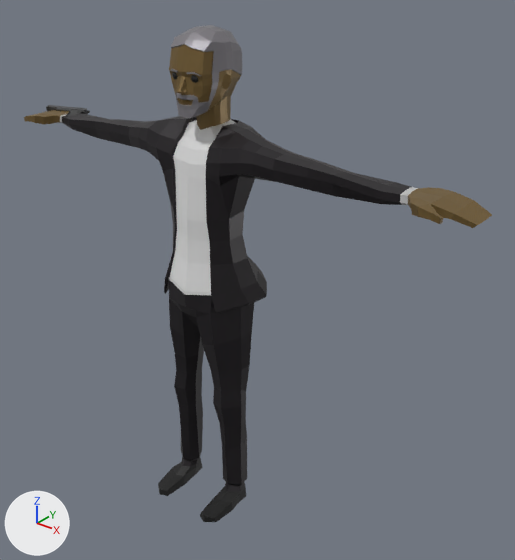
One commit to the glTF model scenes/pilot/pilot_pistol_kit.glb: the scene before it, then after it.
Before and after are seen from a camera (50 mm lens) standing at (1.68, -1.8, 2.17) and looking at (0.15, 0.11, 0.99). Lighting does not change. The marker at lower left points along +X, +Y and +Z. The picture after the commit comes second. Where no turn or scale is listed for an object, it has been applied to the vertices. Vertices at exactly the same position are counted once.

Before the edit, the objects in view are built like this:
```python
me_basehuman = bpy.data.meshes.new('BaseHuman')
me_basehuman.from_pydata(...)  # 1042 vertices, 2055 faces; spans x -1.02..1.02, y -0.21..0.2, z 0.0..1.9
# faces by material slot: [460, 300, 293, 545, 339, 78, 40]
me_basehuman.materials.append(mat_shirt_016)  # black #252125
me_basehuman.materials.append(mat_pants_016)  # black #252225
me_basehuman.materials.append(mat_eyes_016)  # black #272727
me_basehuman.materials.append(mat_skin_016)  # brown #7b6339
me_basehuman.materials.append(mat_hair_016)  # grey #848287
me_basehuman.materials.append(mat_details_016)  # light grey #d6d6d6
me_basehuman.materials.append(mat_tietexture_016)  # white #e7e7e7
me_pistol_5 = bpy.data.meshes.new('Pistol_5')
me_pistol_5.from_pydata(...)  # 530 vertices, 968 faces; spans x -0.173..0.042, y -0.054..0.081, z -0.019..0.025
# faces by material slot: [394, 286, 288]
me_pistol_5.materials.append(mat_metal_001)  # dark grey #414241
me_pistol_5.materials.append(mat_black_001)  # black #28292a
me_pistol_5.materials.append(mat_lightmetal_001)  # dark grey #555659
ob_pilotmesh_ok = bpy.data.objects.new('PilotMesh_OK', me_basehuman)
ob_pilotmesh_ok.location = (0.0, 0.0, 0.0)
ob_pistolprop = bpy.data.objects.new('PistolProp', me_pistol_5)
ob_pistolprop.location = (-0.773, 0.041, 1.492)
```
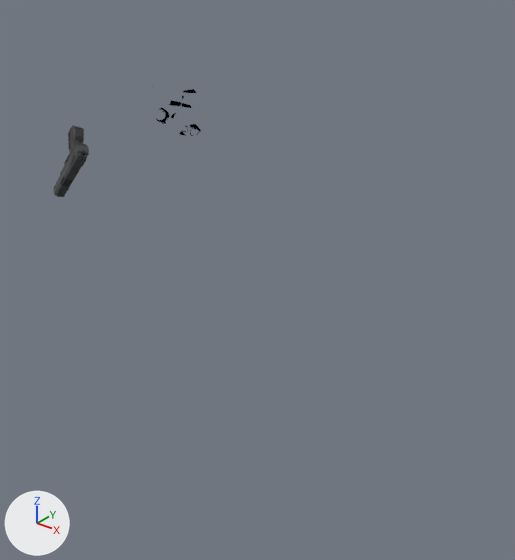
Where the newer file only moved an object's origin or applied its transform, the numbers keep the older frame.

What differs and where, as boxes [x1, y1, x2, y2] in the pictures (515 x 560 px):
```json
{"object": "PilotMesh_OK", "change": "deleted", "before": [24, 25, 492, 522], "faces in mat_shirt_016 (black #252125)": [62, 113, 411, 314], "faces in mat_pants_016 (black #252225)": [166, 280, 254, 492], "faces in mat_skin_016 (brown #7b6339)": [24, 45, 492, 228], "faces in mat_tietexture_016 (white #e7e7e7)": [170, 125, 215, 292], "faces in mat_hair_016 (grey #848287)": [170, 25, 242, 118]}
{"object": "Pilot_SWAT", "change": "added", "after": [35, 44, 406, 534], "faces in mat_swat_black (dark grey #312e2b)": [44, 44, 380, 534], "faces in mat_swat (dark grey #4f535a)": [74, 112, 333, 469], "faces in mat_visor (black #161616)": [146, 80, 201, 118], "faces in mat_skin_017 (beige #cead86)": [35, 128, 406, 241]}
{"object": "PistolProp", "change": "reshaped", "before": [46, 105, 90, 119], "after": [54, 125, 86, 197]}
```

Edits to the scene script, one JSON object a line:
```json
{"op": "add", "block": "mat_visor", "code": ["mat_visor = principled_material('Visor')", "mat_visor.base_color = (0.00802, 0.00802, 0.00802)  # black #161616", "mat_visor.roughness = 0.69", "mat_visor.alpha = 0.0"]}
{"op": "add", "block": "mat_swat_black", "code": ["mat_swat_black = principled_material('Swat_Black')", "mat_swat_black.base_color = (0.0307, 0.0273, 0.0242)  # dark grey #312e2b", "mat_swat_black.roughness = 0.69", "mat_swat_black.alpha = 0.0"]}
{"op": "add", "block": "mat_skin_017", "code": ["mat_skin_017 = principled_material('Skin.017')", "mat_skin_017.base_color = (0.617, 0.418, 0.238)  # beige #cead86", "mat_skin_017.roughness = 0.69", "mat_skin_017.alpha = 0.0"]}
{"op": "add", "block": "mat_swat", "code": ["mat_swat = principled_material('Swat')", "mat_swat.base_color = (0.0782, 0.0865, 0.102)  # dark grey #4f535a", "mat_swat.roughness = 0.69", "mat_swat.alpha = 0.0"]}
{"block": "me_pistol_5", "where": "# used by ob_pistolprop; location = (-0.773, 0.041, 1.492)"}
{"op": "remove", "block": "me_pistol_5", "code": "me_pistol_5.from_pydata(...)  # 530 vertices, 968 faces; spans x -0.173..0.042, y -0.054..0.081, z -0.019..0.025"}
{"op": "add", "block": "me_pistol_5", "code": "me_pistol_5.from_pydata(...)  # 530 vertices, 968 faces; spans x 0.075..0.276, y -0.208..-0.078, z -0.28..0.006"}
{"block": "me_pistol_5", "change": "me_pistol_5 part 1: the whole mesh is multiplied about its middle by the matrix ((0.498, 1.15, 0.609), (0.408, -0.718, 1.26), (1.214, -0.233, -0.65)), then moved by (0.222, -0.174, -0.146)"}
{"op": "add", "block": "me_cube_040", "code": ["me_cube_040 = bpy.data.meshes.new('Cube.040')", "me_cube_040.from_pydata(...)  # 3949 vertices, 7753 faces; spans x -0.84..0.84, y -0.28..0.08, z 0.0..1.85", "# faces by material slot: [2993, 3586, 1042, 132]", "me_cube_040.materials.append(mat_swat)  # dark grey #4f535a", "me_cube_040.materials.append(mat_swat_black)  # dark grey #312e2b", "me_cube_040.materials.append(mat_skin_017)  # beige #cead86", "me_cube_040.materials.append(mat_visor)  # black #161616"]}
{"op": "remove", "block": "ob_pilotmesh_ok", "code": ["ob_pilotmesh_ok = bpy.data.objects.new('PilotMesh_OK', me_basehuman)", "ob_pilotmesh_ok.location = (0.0, 0.0, 0.0)"]}
{"op": "add", "block": "ob_pilot_swat", "code": ["ob_pilot_swat = bpy.data.objects.new('Pilot_SWAT', me_cube_040)", "ob_pilot_swat.location = (0.0, 0.0, 0.0)"]}
```
